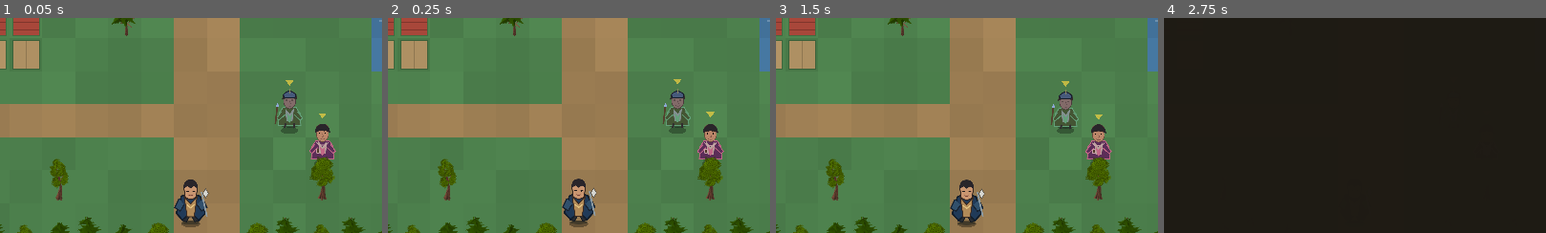
Above: before the commit, frames 1-4 (left to right).
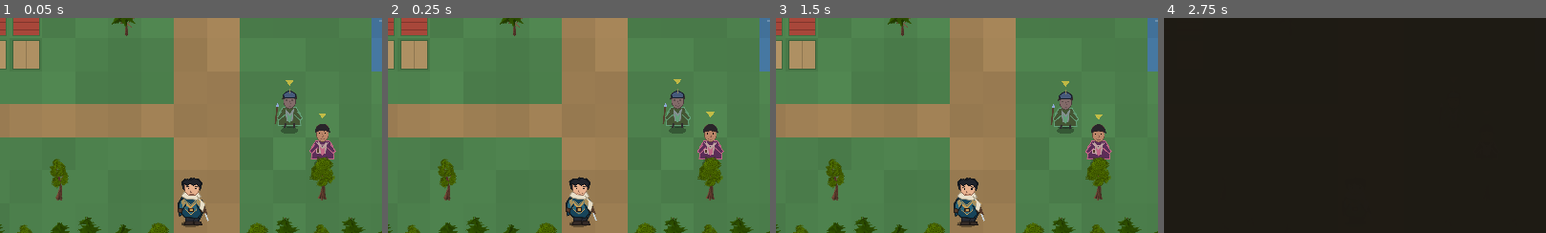
Above: after the commit, the same moments.

Repository: ninjun42215-gif/KindleWake
Game: Godot game, scene res://Location.tscn
The game is run twice, just before and just after one commit, with the same random seed, the same clock (stepped at 60 frames per second) and the same inputs. This scene is started directly instead of the project's main scene.
Inputs:
- Up to frame 1 (0.05 s): no input
- Up to frame 2 (0.25 s): no input
- Up to frame 3 (1.5 s): click "RUN" at 0.5 s; click "RUN: ON" at 1.25 s
- Up to frame 4 (2.75 s): click "CHRONICLE" at 2 s
The pictures show only the part of the screen within x 25-75%, y 42-92%; the shares and areas given below are measured in that part.

The runs differ from the first frame. In frame 1, 1.1% of the frame differs, in the area x 45-55%, y 74-97%; in frame 2, 1.1%, in the area x 45-55%, y 73-97%; in frame 3, 1.1%; in frame 4, less than 0.1%.

Commit message:
Use selected male or female lead sprite during town and interior exploration

Diff:
--- a/Kindlewake/scripts/ui/location_scene.gd
+++ b/Kindlewake/scripts/ui/location_scene.gd
@@ -1210,7 +1210,15 @@
     var sprinting: bool = walking and (run_toggled or ExplorationControls.running())
     var hero_motion: String = "walk" if walking else "idle"
     var hero_clock: float = t * (1.35 if sprinting else 1.0)
-    if not Art.draw_character_animated(self, "chronicle_hero", p + Vector2(0, 8), hero_clock, hero_motion, 0.46, Color.WHITE, facing_left):
+    var hero_facing: Vector2 = Vector2.LEFT if facing_left else Vector2.DOWN
+    if moving_vector.length() > 0.12:
+        hero_facing = moving_vector.normalized()
+    elif has_target and target.distance_to(p) > 2.0:
+        hero_facing = (target - p).normalized()
+    var lead_profile: Dictionary = GameState.creation_profile if GameState.creation_profile is Dictionary else {}
+    var lead_presentation: String = str(lead_profile.get("presentation", "masculine"))
+    var drew_custom_lead: bool = Art.draw_kindlewake_lead(self, lead_presentation == "feminine", p + Vector2(0, 8), hero_clock, hero_motion, hero_facing, 0.46)
+    if not drew_custom_lead and not Art.draw_character_animated(self, "chronicle_hero", p + Vector2(0, 8), hero_clock, hero_motion, 0.46, Color.WHITE, facing_left):
         draw_rect(Rect2(p + Vector2(-8, -24), Vector2(16, 28)), Color(0.22, 0.50, 0.88))
 
 
